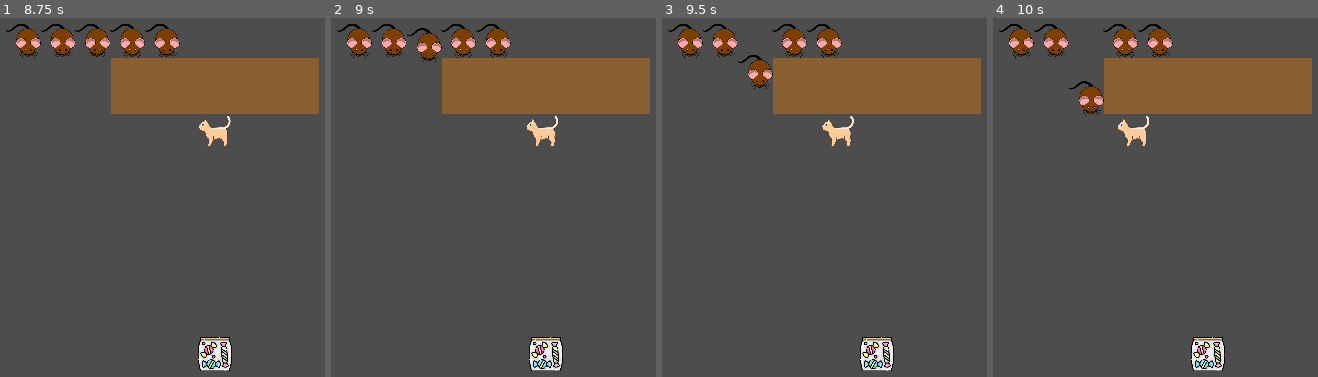
Above: before the commit, frames 1-4 (left to right).
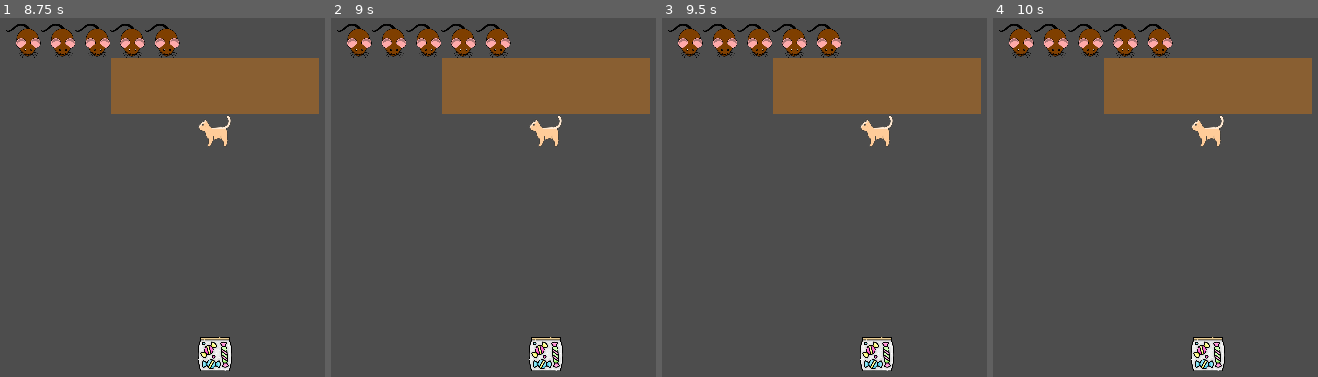
Above: after the commit, the same moments.

Repository: Mateusz-Birembaut/POA_SMA
Game: Godot game, scene res://src/main.tscn
The game is run twice, just before and just after one commit, with the same random seed, the same clock (stepped at 60 frames per second) and the same inputs.
Inputs:
- Up to frame 1 (8.75 s): tap Enter at 0.5, 2, 3.5 s; hold Right (ui_right) 0.53-1.28 s; tap Space at 1.25, 2.75, 4.25 s; hold Down (ui_down) 1.28-2.03 s; hold Right (ui_right) 2.03-2.78 s; hold Up (ui_up) 2.78-3.53 s; hold Left (ui_left) 3.53-5.03 s; hold Down (ui_down) 5.03-5.78 s; hold Right (ui_right) 5.78-6.53 s; hold Up (ui_up) 6.53-7.28 s; hold Right (ui_right) 7.28-8.03 s; hold Down (ui_down) from 8.03 s (still down)
- Up to frame 2 (9 s): release Down (ui_down) at 8.78 s; hold Left (ui_left) from 8.78 s (still down)
- Up to frame 3 (9.5 s): keep holding Left (ui_left)
- Up to frame 4 (10 s): release Left (ui_left) at 9.53 s; hold Up (ui_up) from 9.53 s (still down)

Frame 1 is identical in both runs. In frame 2, 0.7% of the frame differs, in the area x 23-72%, y 1-36%; in frame 3, 1.6%; in frame 4, 1.6%.

Commit message:
ajout d'un attribut pour permettre aux eleves de s'attendre pour partir

Diff:
--- a/src/agent.gd
+++ b/src/agent.gd
@@ -1,6 +1,6 @@
 class_name Agent extends CharacterBody2D
 
-enum States {WORK, CHASE, COMEBACK, LEAVE, COLLECT}
+enum States {WORK, CHASE, COMEBACK, LEAVE, COLLECT, READY}
 
 @export var sprite_texture : Texture2D:
 	set(value):
--- a/src/environment.gd
+++ b/src/environment.gd
@@ -33,3 +33,16 @@
 				min_distance = distanceToCandies
 				student_to_chase = student
 	return student_to_chase
+
+func get_number_ready_student() -> int:
+	var nb_ready = 0
+	for student in students:
+		if student.state == Agent.States.READY:
+			nb_ready += 1
+
+	return nb_ready
+
+func signal_go() -> void :
+	for student in students:
+		if student.state == Agent.States.READY:
+			student.state = Agent.States.LEAVE
--- a/src/prof.gd
+++ b/src/prof.gd
@@ -21,6 +21,7 @@
 		States.WORK:
 			check_students()
 		States.CHASE:
+			check_students() # a commenter si on ne veut pas changer de "cible"
 			look_towards(student_to_chase.position)
 			if (position - student_to_chase.position).length() <= 50:
 				print(name, " renvoit un élève au travail")
@@ -65,7 +66,7 @@
 			#state = States.CHASE
 
 func check_students() -> void:
-	if student_to_chase == null:
+	#if student_to_chase == null:
 		student_to_chase = env.get_closest_student_to_candies()
 		if student_to_chase != null:
 			print("a student is not working !!!!!")
--- a/src/student.gd
+++ b/src/student.gd
@@ -8,6 +8,9 @@
 var interval: float
 var time_since_last_interval := 0.0
 var strategie : Strategies
+var prefered_group_size : int
+
+var is_solitary : bool
 
 
 func _ready() -> void:
@@ -16,18 +19,30 @@
 	var rng = RandomNumberGenerator.new()
 	interval = rng.randf_range(5, 20)
 	strategie = Strategies.values()[randi() % Strategies.size()]
+	is_solitary = randf() < 0.5
+	prefered_group_size = randi_range(2,4)
 	if env.DEBUG:
 		print(name, " strategie : ", strategie)
 		print(name, " interval : ", interval)
+		print("is solitary : ",is_solitary)
 
 
 func _process(delta: float) -> void:
 	if time_since_last_interval >= interval:
-		print(name, " passe à l'état LEAVE")
-		state = States.LEAVE
-		time_since_last_interval = 0
+		if is_solitary:
+			print(name, " passe à l'état READY")
+			state = States.READY
+			time_since_last_interval = 0
+		else :
+			print(name, " passe à l'état LEAVE")
+			state = States.LEAVE
+			time_since_last_interval = 0
 
 	match state:
+		States.READY:
+			time_since_last_interval += delta
+			if(env.get_number_ready_student() >= prefered_group_size):
+				env.signal_go()
 		States.WORK:
 			time_since_last_interval += delta
 		States.LEAVE:
